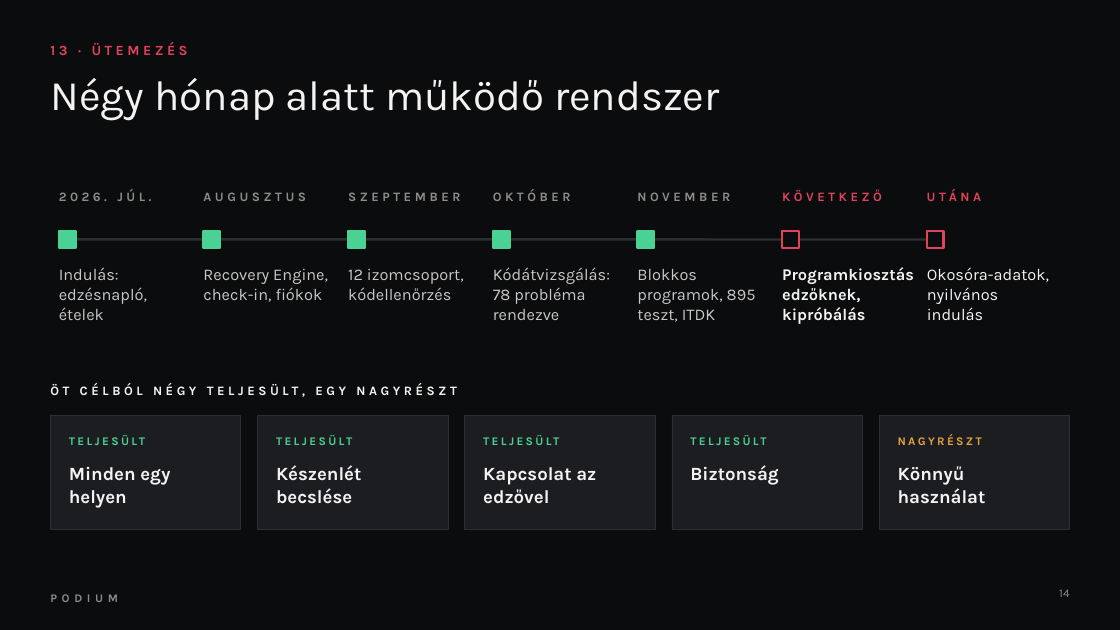
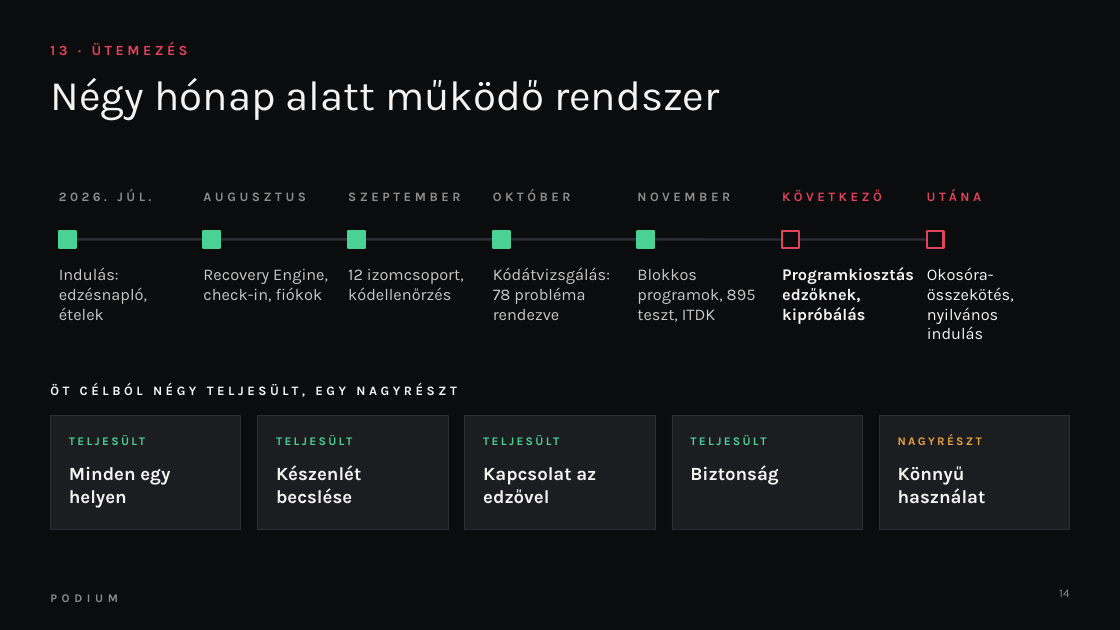
Before and after one commit to almateszem/repo, a slide deck: slide 14 of Prezentacio/Podium-bemutato.pptx. Drawn at 1120x630 pixels with LibreOffice and Linux fonts; fonts in the diff are those of the drawing; background and template pictures are left out. Boxes give left, top, right and bottom in pixels: in the first picture for what was removed or moved away, otherwise in the second. Text is boxed around its words. In the diff, an @@ line names an element or a change of style, - is before the commit and + after.

Commit message:
Prezentáció: okosóra mint későbbi kiegészítés, nem ellentét (1., 2., 3., 14., 15. dia és előadás-szöveg)

```diff
--- a/Prezentacio/Podium-bemutato.pptx
+++ b/Prezentacio/Podium-bemutato.pptx
@@ text at (x1=927, y1=267, x2=1014, y2=339): text changed @@
-Okosóra-adatok, nyilvános indulás
+Okosóra-összekötés, nyilvános indulás
```
Also in this commit, not shown: 5 other slides changed, 1 other file.
